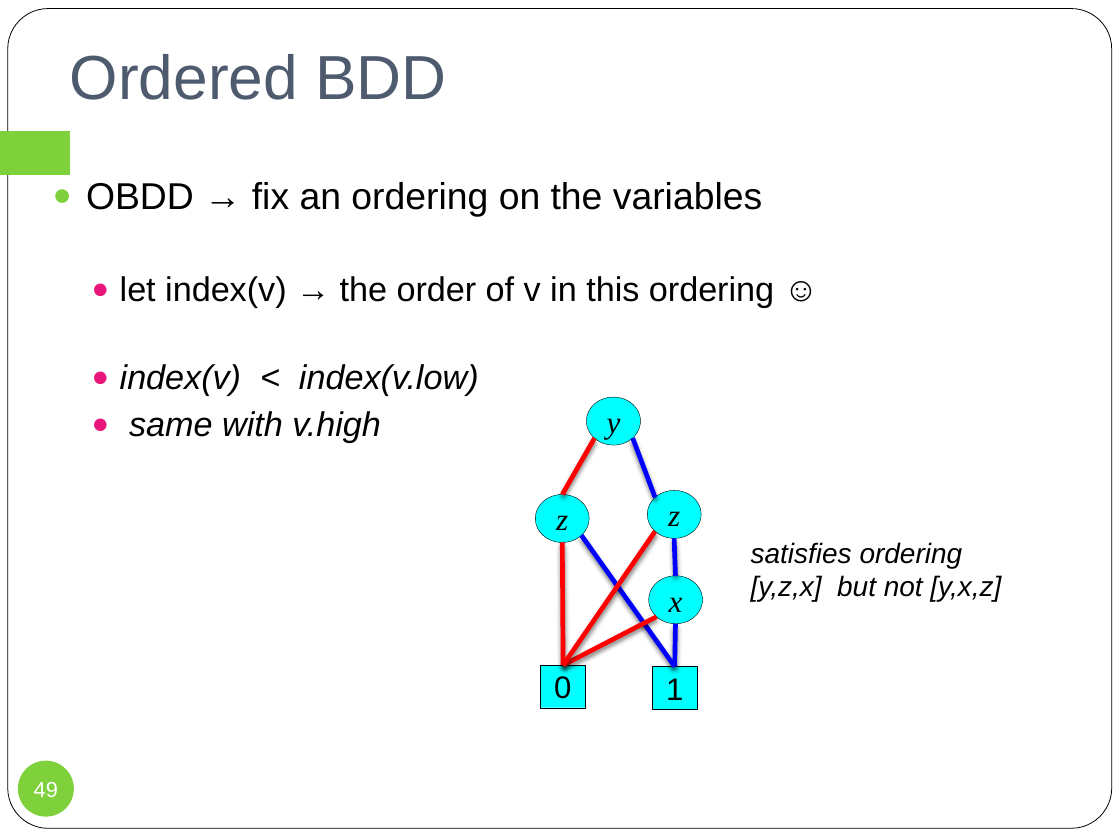
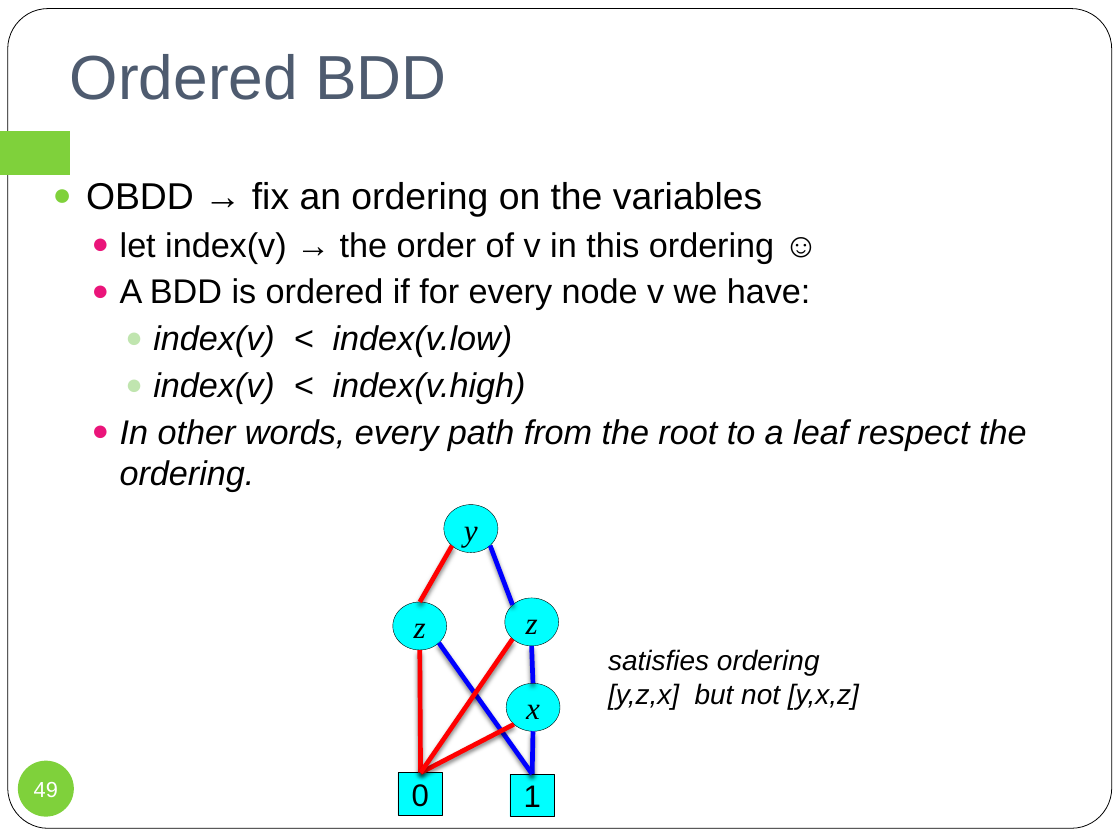
Before and after one commit to wooshrow/infopv, a slide deck: slide 49 of slides/PV_smc.pptx. Drawn at 1120x840 pixels with LibreOffice and Linux fonts; fonts in the diff are those of the drawing. Boxes give left, top, right and bottom in pixels: in the first picture for what was removed or moved away, otherwise in the second. Text is boxed around its words. In the diff, an @@ line names an element or a change of style, - is before the commit and + after.

Commit message:
updates to pmc slides

```diff
--- a/slides/PV_smc.pptx
+++ b/slides/PV_smc.pptx
@@ text at box(120, 278, 811, 310): paragraph added @@
+  ● A BDD is ordered if for every node v we have:
@@ text at box(153, 325, 513, 357): list level 2 to 3 in "index(v) < index(v.low)"; bullet colour #EA157A to #C0E5AF @@
@@ text at box(120, 372, 1026, 492): text changed @@
-  ● same with v.high
+    ● index(v) < index(v.high)
+  ● In other words, every path from the root to a leaf respect the ordering.
@@ ellipse "y": place and size @@
-ellipse "y" at box(587, 398, 641, 446)
+ellipse "y" at box(444, 505, 497, 553)
@@ 5 lines, 3 ellipses, 1 text: place and size @@
-5 lines, 3 ellipses, 1 text at box(535, 438, 1001, 666)
+5 lines, 3 ellipses, 1 text at box(393, 545, 859, 774)
@@ 3 lines: place and size @@
-3 lines at box(562, 535, 674, 666)
+3 lines at box(420, 643, 532, 774)
@@ rectangle "0": place and size @@
-rectangle "0" at box(541, 665, 586, 708)
+rectangle "0" at box(398, 773, 442, 815)
@@ rectangle "1": place and size @@
-rectangle "1" at box(653, 666, 698, 709)
+rectangle "1" at box(510, 774, 554, 816)
```
Also in this commit, not shown: 3 other slides changed, 4 other files.
